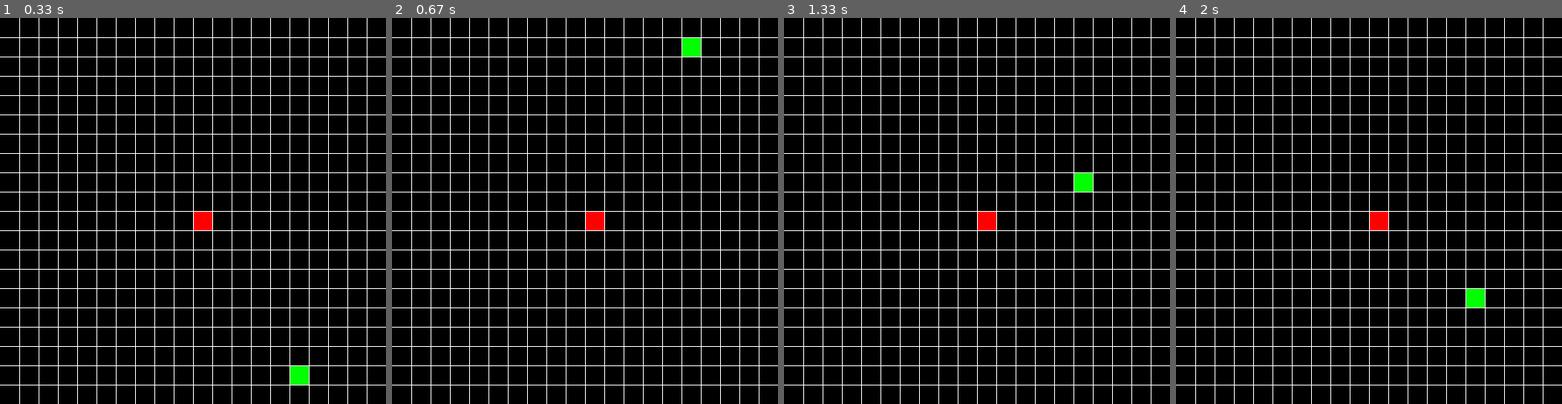
Above: before the commit, frames 1-4 (left to right).
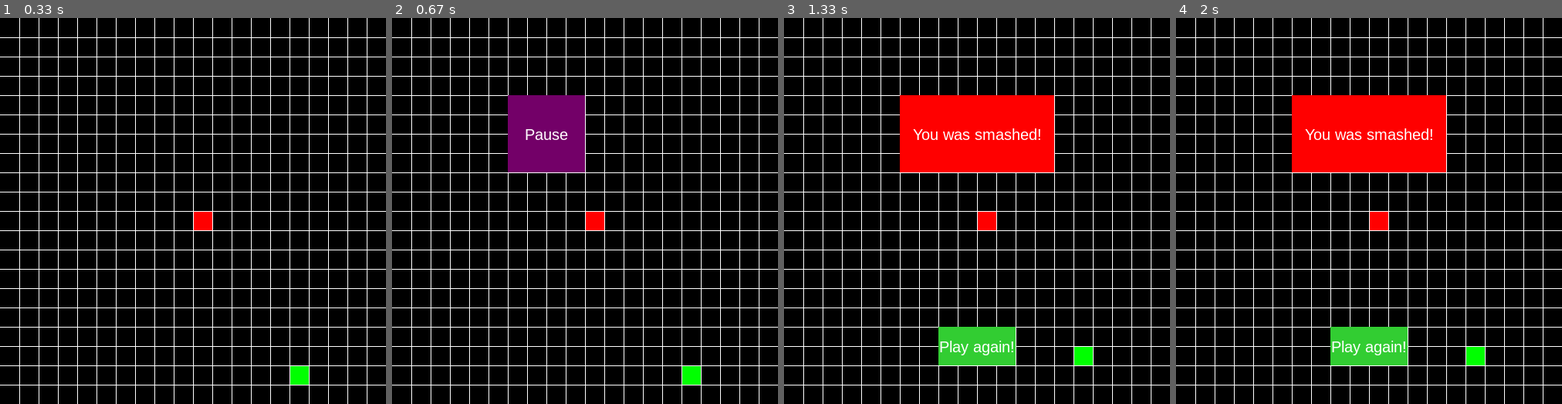
Above: after the commit, the same moments.

Repository: makxi007/python-snake
Game: pygame game, started from snake_pygame.py
The game is run twice, just before and just after one commit, with the same random seed, the same clock (stepped at 60 frames per second) and the same inputs.
Inputs (mouse positions are in pixels of both pictures, inside the frame that each line leads up to):
- Up to frame 1 (0.33 s): no input
- Up to frame 2 (0.67 s): hold R from 0.33 s (still down); hold D from 0.33 s (still down)
- Up to frame 3 (1.33 s): release R at 0.8 s; release D at 0.8 s; press the mouse at (938, 133) at 0.87 s; move the mouse to (949, 118) at 0.97 s; release the mouse at (961, 106) at 1.1 s; tap Y at 1.17 s
- Up to frame 4 (2 s): press the mouse at (1369, 172) at 1.53 s; move the mouse to (1299, 245) at 1.63 s; release the mouse at (1233, 322) at 1.77 s; press the mouse at (1369, 172) at 1.87 s; move the mouse to (1392, 176) at 1.97 s

Frame 1 is identical in both runs. In frame 2, 4.5% of the frame differs, in the area x 30-80%, y 5-95%; in frame 3, 10%, in the area x 30-80%, y 20-90%; in frame 4, 10%.

Commit message:
Pygame snake6.0

Diff:
--- a/config.py
+++ b/config.py
@@ -12,7 +12,15 @@
 #COLORS
 WHITE = (255, 255, 255)
 BLACK = (0, 0, 0)
+#green
 GREEN = (0, 255, 0)
+LIME_GREEN = (50,205,50)
+DARK_GREEN = (0,100,0)
+#red
 RED = (255, 0, 0)
+DARK_RED = (139,0,0)
+TOMATO = (255,99,71)
+ORANGE = (255,69,0)
+#purple
 PURPLE = (193, 0, 175)
 DARK_PURPLE = (115, 0, 104)
--- a/snake_pygame.py
+++ b/snake_pygame.py
@@ -10,6 +10,15 @@
 	# add random Cube +
 	# make Snake be bigger when eat Cube +
 	# add score
+	# add pause quit buttons
+	# add play again button
+	# add smash area
+	# add pause area
+	# make reset of the game:
+	# https://www.techwithtim.net/tutorials/game-development-with-python/snake-pygame/tutorial-4/
+
+pygame.init()
+
 class Cube:
 
 	def __init__(self, posx, posy, color=GREEN):
@@ -30,7 +39,6 @@
 		self.pos = (self.posx, self.posy)
 
 	def draw(self, window):
-		distance_btn_rows = SIZE // ROWS
 		pygame.draw.rect(window, self.color ,(DIST_BTN_ROWS * self.posx, DIST_BTN_ROWS * self.posy, DIST_BTN_ROWS, DIST_BTN_ROWS))
 
 class Snake:
@@ -46,6 +54,15 @@
 		self.body.append(self.head)
 		self.pos = (self.posx, self.posy)
 
+	def reset(self, pos):
+		self.head = Cube(pos[0], pos[1])
+		self.body = []
+		self.body.append(self.head)
+		self.turns = {}
+		self.dirnx = 0
+		self.dirny = -1
+
+
 	def move(self):
 		for event in pygame.event.get():
 			if (event.type == pygame.QUIT):
@@ -53,29 +70,26 @@
 
 			keys = pygame.key.get_pressed()
 
-			if ( keys[pygame.K_LEFT] ):
+			if (keys[pygame.K_a]):
 				self.dirnx = -1
 				self.dirny = 0
 				self.turns[self.head.pos[:]] = [self.dirnx, self.dirny]
 
-			if ( keys[pygame.K_RIGHT] ):
+			if (keys[pygame.K_d]):
 				self.dirnx = 1
 				self.dirny = 0
 				self.turns[self.head.pos[:]] = [self.dirnx, self.dirny]
 
 
-			if ( keys[pygame.K_UP] ):
+			if (keys[pygame.K_w]):
 				self.dirny = -1
 				self.dirnx = 0
 				self.turns[self.head.pos[:]] = [self.dirnx, self.dirny]
 
-			if ( keys[pygame.K_DOWN] ):
+			if (keys[pygame.K_s]):
 				self.dirny = 1
 				self.dirnx = 0
 				self.turns[self.head.pos[:]] = [self.dirnx, self.dirny]
-
-
-
 
 		for i, c in enumerate(self.body):
 			p = c.pos[:]
@@ -109,11 +123,6 @@
 	def draw(self, window):
 		for c in self.body:
 			c.draw(window)
-
-		for c in range(1, len(self.body)):
-			if ( self.head.posx == self.body[c].posx and self.head.posy == self.body[c].posy):
-				gameEvent().smash(True)
-				print("Smash!")
 
 	def add_cube(self):
 		tail = self.body[-1]
@@ -131,6 +140,62 @@
 		self.body[-1].dirnx = tail_x
 		self.body[-1].dirny = tail_y
 
+class gameEvent:
+	def reset_game(self):
+		global intro, snake
+		print("Reset")
+		intro = False
+		snake.reset((15,15))
+
+	def game_intro(self, window, msg):
+		global intro
+		intro = True
+		clock = pygame.time.Clock()
+		while (intro == True):
+			for event in pygame.event.get():
+				if event.type == pygame.QUIT:
+					pygame.quit()
+
+				keys = pygame.key.get_pressed()
+				#Press w to continue the game
+				if ( keys[pygame.K_t] ):
+				 	intro = False
+				 	break
+
+			self.button(window,msg,150,100,100,100,PURPLE,DARK_PURPLE, self.reset_game)
+
+			pygame.display.update()
+			clock.tick(15)
+
+	def smash(self, window, is_smashed):
+		if (is_smashed == True):
+			while (is_smashed):
+				for event in pygame.event.get():
+					if (event.type == pygame.QUIT):
+						pygame.quit()
+
+				self.button(window, "You was smashed!",150,100, 200,100,RED, DARK_RED)
+				self.button(window, "Play again!",200, 400, 100,50, GREEN, LIME_GREEN, self.reset_game)
+
+				pygame.display.update()
+
+	def text_objects(self, text, font):
+		text_surface = font.render(text, True, WHITE)
+		return text_surface, text_surface.get_rect()
+
+	def button(self,win, msg, x, y, w, h, ic, ac, action=None):
+		mouse = pygame.mouse.get_pos()
+		click = pygame.mouse.get_pressed()
+		if (x+w > mouse[0] > x and y+w > mouse[1] > y):
+			pygame.draw.rect(win, ic, (x,y,w,h))
+			if (click[0] == 1 and action != None):
+				action()
+		else:
+			pygame.draw.rect(win, ac, (x,y,w,h))
+		small_text = pygame.font.SysFont("Arial", 20)
+		text_surface, text_rect = self.text_objects(msg, small_text)
+		text_rect.center = ( (x+(w/2), (y+(h/2) )))
+		win.blit(text_surface, text_rect)
 
 def randomCube(item):
 	position = item.body
@@ -144,45 +209,7 @@
 		else:
 			break
 	return (x, y)
-class gameEvent:
-	def pause(self, window, pause):
-		while pause:
-			for event in pygame.event.get():
-				if event.type == pygame.QUIT:
-					pygame.quit()
-
-				keys = pygame.key.get_pressed()
-				#Press w to continue the game
-				if ( keys[pygame.K_w] ):
-				 	pause = False
-				 	break
-
-			self.button(window,"PAUSE",100,100,100,100,PURPLE,DARK_PURPLE)
-
-			pygame.display.update()
-
-
-	def smash(self, is_smashed):
-		while is_smashed:
-			for event in pygame.event.get():
-				if event.type == pygame.QUIT:
-					pygame.quit()
-
-	def text_objects(self, text, font):
-		text_surface = font.render(text, True, WHITE)
-		return text_surface, text_surface.get_rect()
-
-	def button(self,win, msg, x, y, w, h, ic, ac, action=None):
-		mouse = pygame.mouse.get_pos()
-		click = pygame.mouse.get_pressed()
-		if (x+w > mouse[0] > x and y+h > mouse[0] > h):
-			pygame.draw.rect(win, ic, (x,y,w,h))
-		else:
-			pygame.draw.rect(win, ac, (x,y,w,h))
-		small_text = pygame.font.SysFont("NerkoOne-Regular", 20)
-		text_surface, text_rect = self.text_objects(msg, small_text)
-		text_rect.center = ( (x+(w/2), (y+(h/2) )))
-		window.blit(text_surface, text_rect)
+
 
 def draw_grid(window):
 	x = 0
@@ -202,50 +229,54 @@
 	draw_grid(window)
 	pygame.display.update()
 
+def game_loop():
+	global snake, randcube, game_event, game_intro, window, play
+	play = True
+
+	clock = pygame.time.Clock()
+	while (play):
+
+		pygame.time.delay(50)
+		clock.tick(10)
+
+		if (snake.body[0].posx == randcube.posx and snake.body[0].posy == randcube.posy):
+			snake.add_cube()
+			pos = randomCube(snake)
+			randcube = Cube(pos[0], pos[1], color=RED)
+
+		snake.move()
+
+		keys = pygame.key.get_pressed()
+		#Press q to pause the game
+		if (keys[pygame.K_r]):
+			pause = True
+			#Press w to continue the game
+			game_event.game_intro(window, "Pause")
+
+		#Smash!
+		if (keys[pygame.K_y]):
+			game_event.smash(window, True)
+
+		for c in range(len(snake.body) ):
+			print(c)
+
+			check_ifx = snake.body[c].posx in list(map(lambda z:z.posx, snake.body[c+1:]))
+			check_ify = snake.body[c].posy in list(map(lambda z:z.posy, snake.body[c+1:]))
+			if (check_ifx and check_ify):
+				game_event.game_intro(window, "Smashed!")
+				break
+
+		redraw(window)
+
 def main():
-	global snake, randcube
+	global snake, randcube, game_event, window
 	snake = Snake(15, 15)
 	randcube = Cube(10, 10, color=RED)
 	game_event = gameEvent()
+
 	window = pygame.display.set_mode((500, 500))
 
-	play = True
-	pause = False
-
-	clock = pygame.time.Clock()
-	while play:
-
-		pygame.time.delay(50)
-		clock.tick(10)
-
-		if ( snake.body[0].posx == randcube.posx and snake.body[0].posy == randcube.posy ):
-			snake.add_cube()
-			pos = randomCube(snake)
-			randcube = Cube(pos[0], pos[1], color=RED)
-			print(pos)
-
-		snake.move()
-
-		keys = pygame.key.get_pressed()
-
-
-		#Press q to pause the game
-		if ( keys[pygame.K_q] ):
-			pause = True
-			#Press w to continue the game
-			game_event.pause(window, pause)
-
-
-		for c in range(1, len(snake.body)):
-			if ( snake.head.posx == snake.body[c].posx and snake.head.posy == snake.body[c].posy ):
-				game_event.smash(True)
-
-
-
-
-
-
-		redraw(window)
+	game_loop()
 
 if __name__ == "__main__":
 	main()
